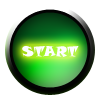
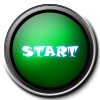
Layer changes from the first 100 × 100 image to the second:
hid "START copy" over [left=22, top=46, right=79, bottom=58]
showed "START" over [left=22, top=46, right=79, bottom=58]
hid "Shape 3 copy" over [left=12, top=12, right=88, bottom=88]
showed "Shape 3" over [left=12, top=12, right=88, bottom=88]
"Shape 1": blend normal → multiply over [left=5, top=5, right=95, bottom=95]
